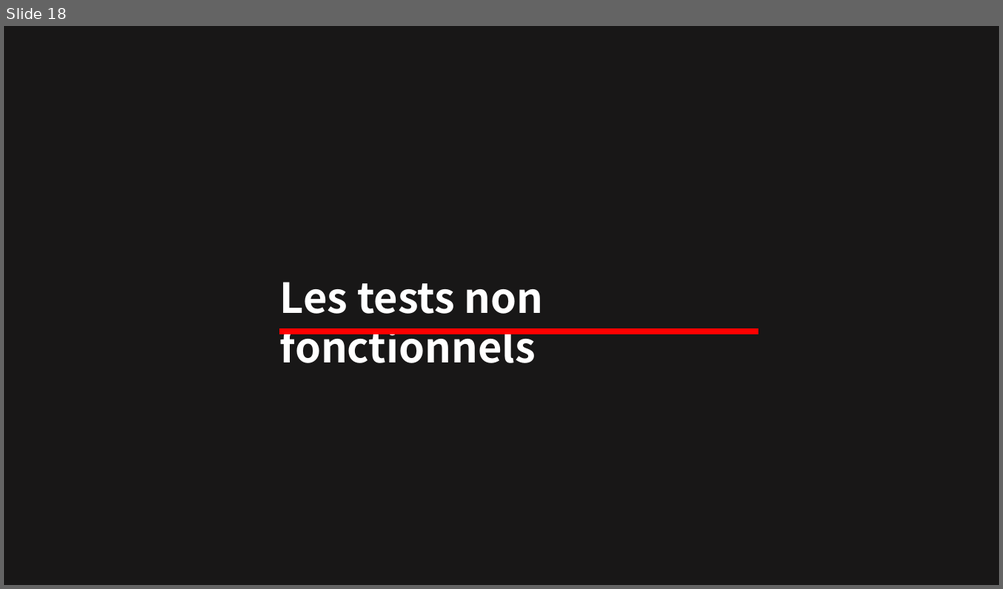
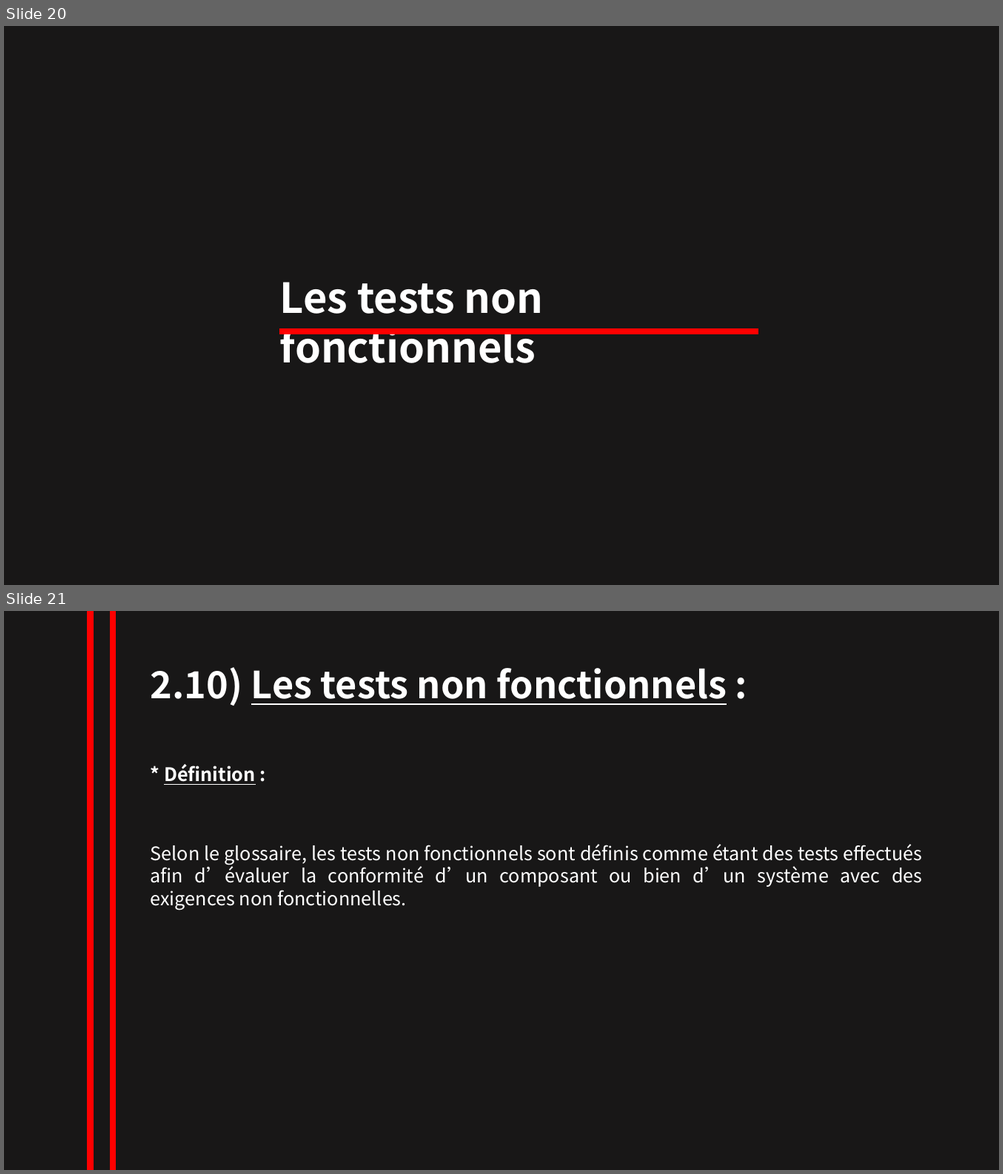
Before and after one commit to NesrineZitouni11/nesrine_zitouni, a slide deck: TRAVAUX/powerpointRevisionISTQB.pptx. Shown one above the other, each under a label of ours: slide 18 before the commit, slides 20 and 21 after it. The pictures are 1003x589 and 1003x1174 pixels, drawn with LibreOffice and Linux fonts; fonts in the diff are those of the drawing. Boxes give left, top, right and bottom in pixels: in the first picture for what was removed or moved away, otherwise in the second. Text is boxed around its words. In the diff, an @@ line names an element or a change of style, - is before the commit and + after.

```diff
--- a/TRAVAUX/powerpointRevisionISTQB.pptx
+++ b/TRAVAUX/powerpointRevisionISTQB.pptx
@@ slide 21 added at box(4, 611, 999, 1170), background #181717 @@
@@ line added from (91, 611) to (91, 1170), #FF0000 6 pt @@
@@ line added from (113, 611) to (113, 1170), #FF0000 6 pt @@
@@ text added at box(151, 667, 727, 706), 36 pt, text #FFFFFF, bold, underline @@
+2.10) Les tests non fonctionnels :
@@ text added at box(164, 764, 255, 785), 18 pt, text #FFFFFF, bold, underline @@
+* Définition :
@@ text added at box(151, 844, 922, 910), 18 pt, text #FFFFFF @@
+Selon le glossaire, les tests non fonctionnels sont définis comme étant des tests effectués afin d’évaluer la conformité d’un composant ou bien d’un système avec des exigences non fonctionnelles.
@@ what was slide 18 is now slide 20 @@
```
Also in this commit, not shown: 1 slide changed, 8 other slides added, 1 slide removed.
